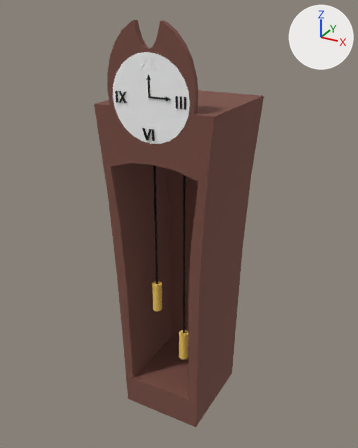
Before and after pictures for a commit that changed the OBJ model ProyectoFinal/ProyectoFinal/Models/Reloj/reloj.obj.
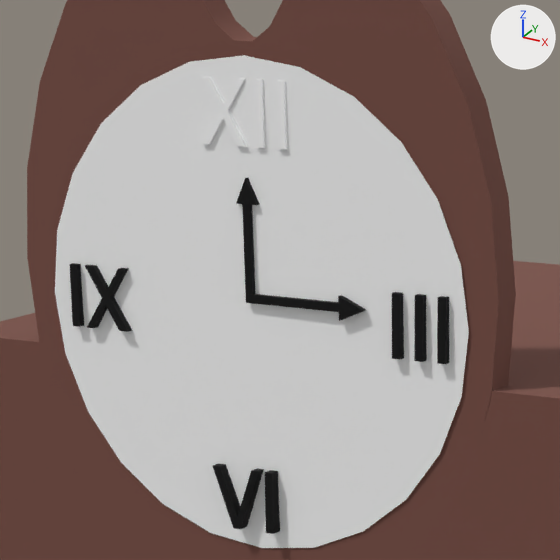
There are two pictures of each version: one whole from a 50 mm camera at (2.95, -5.45, 5.52) aimed at (-0.05, 0.0, 2.8), one close up on the part from 29% to 58% of the width and 9% to 33% of the height. The lights are fixed; the arrows at upper right show +X, +Y and +Z. Where no turn or scale is listed for an object, it has been applied to the vertices. Vertices at the same position are counted once.

Names of what the first close-up shows: 'reloj'.
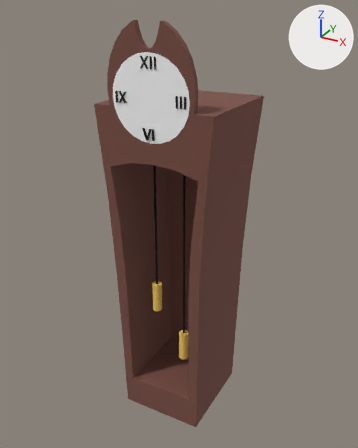
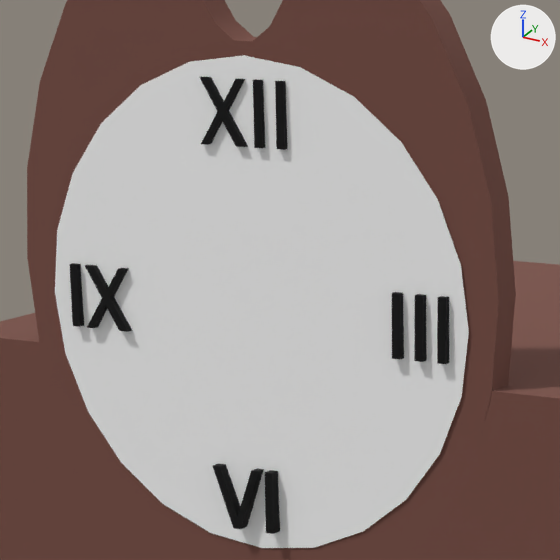
The newer file is also turned or shifted as a whole; pictures and numbers use the older file's frame.

Changed parts and their boxes (x1, y1, x2, y2) in the close-ups (560 x 560 px; the box of a moved part takes in the faces that stretch with it):
part 1 of me_reloj, deleted (black): before (246, 294, 339, 312)
part 2 of me_reloj, deleted (black): before (242, 204, 255, 295)
part 3 of me_reloj, deleted: before (338, 295, 366, 321)
part 4 of me_reloj, deleted: before (236, 177, 259, 205)
part 5 of me_reloj, moved or reshaped: (64, 18, 301, 289) in both

What changed in the scene script:
```text
Change me_reloj:
    used by ob_reloj; location = (0.0, 0.0, 0.0)
    remove me_reloj.from_pydata(...)  # 982 vertices, 986 faces; spans x -0.78..0.78, y -0.78..0.75, z 0.01..5.39
    add me_reloj.from_pydata(...)  # 954 vertices, 964 faces; spans x -0.78..0.78, y -0.78..0.75, z 0.01..5.39
    me_reloj part 1: the loose piece of 8 vertices spanning x -0.01..0.22, y -0.77..-0.76, z 4.6..4.62 is deleted
    me_reloj part 2: the loose piece of 8 vertices spanning x -0.01..0.01, y -0.78..-0.76, z 4.61..4.8 is deleted
    me_reloj part 3: the loose piece of 6 vertices spanning x 0.21..0.27, y -0.78..-0.76, z 4.59..4.64 is deleted
    me_reloj part 4: the loose piece of 6 vertices spanning x -0.02..0.03, y -0.78..-0.76, z 4.8..4.85 is deleted
    me_reloj part 5
    42 vertices are removed from x -0.1..0.1, y -0.76..-0.75, z 4.91..5.04
    103 faces are deleted
    18 vertices in x -0.1..0.1, y -0.76, z 4.91..5.04 move by (0.0, -0.01, 0.0)
    4 vertices move within x -0.38..0.03, y -0.77..-0.76, z 4.65..5.04
    42 vertices are added at x -0.1..0.1, y -0.78..-0.77, z 4.91..5.04
    11 new faces join them, mat_lambert2sg (picture img_cafereloj_png)
    92 new faces join them, mat_lambert4sg (picture img_negromanecillas_png)
    remove me_reloj.materials.append(mat_typeblinnsg)  # white #ffffff
```
